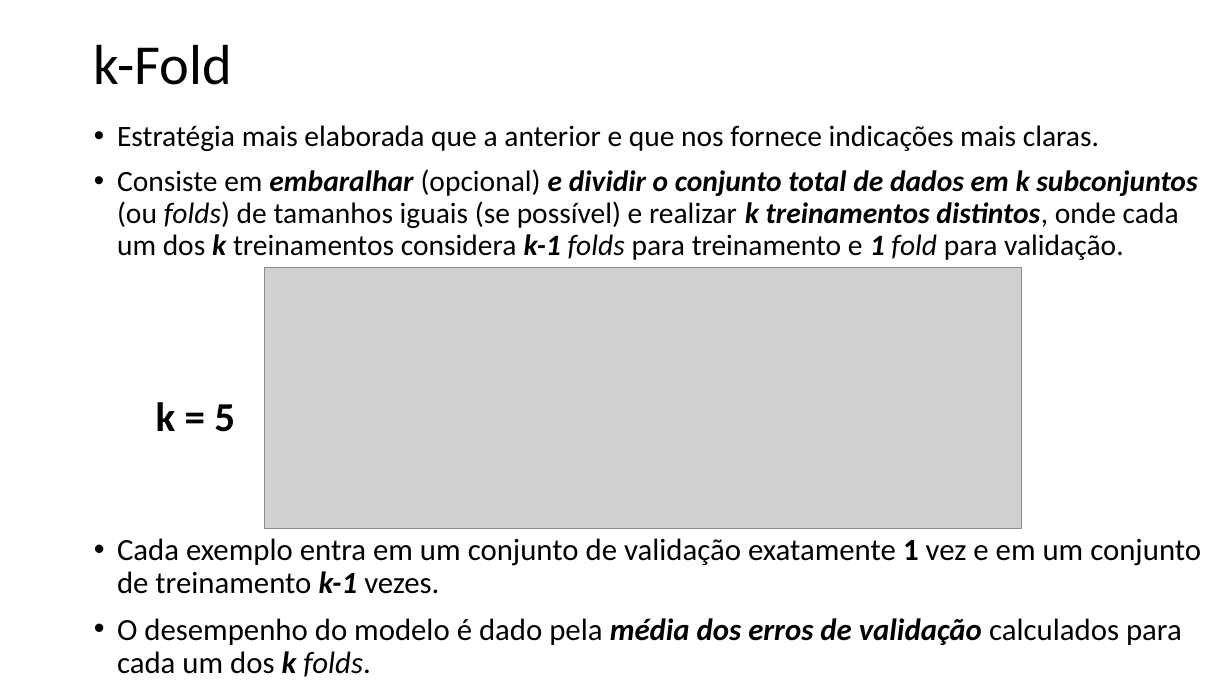
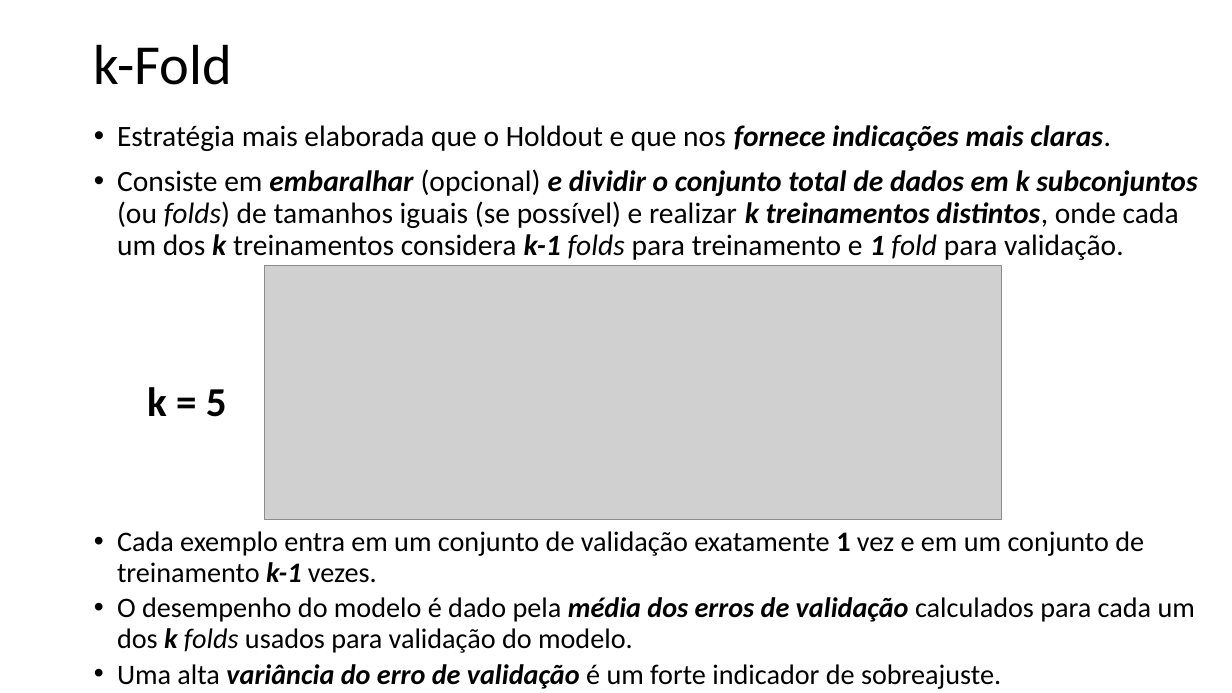
Before and after one commit to zz4fap/t319_aprendizado_de_maquina, a slide deck: slide 6 of slides/T319_Regressão_Linear (Parte V).pptx. Drawn at 1232x693 pixels with LibreOffice and Linux fonts; fonts in the diff are those of the drawing; grey boxes stand for pictures. Boxes give left, top, right and bottom in pixels: in the first picture for what was removed or moved away, otherwise in the second. Text is boxed around its words. In the diff, an @@ line names an element or a change of style, - is before the commit and + after.

```diff
--- a/slides/T319_Regressão_Linear (Parte V).pptx
+++ b/slides/T319_Regressão_Linear (Parte V).pptx
@@ text at <box>117,125,1111,151</box>: text changed @@
-• Estratégia mais elaborada que a anterior e que nos fornece indicações mais claras.
+• Estratégia mais elaborada que o Holdout e que nos fornece indicações mais claras.
@@ picture: place and size @@
-picture at <box>264,268,1021,529</box>
+picture at <box>264,265,1001,519</box>
@@ text "k = 5": place and size @@
-text "k = 5" at <box>156,402,235,432</box>
+text "k = 5" at <box>147,387,227,417</box>
@@ text "Cada exemplo entra em um ...": place and size @@
-text "Cada exemplo entra em um ..." at <box>117,538,1201,677</box>
+text "Cada exemplo entra em um ..." at <box>117,531,1195,689</box>
@@ text at <box>117,531,1144,583</box>: size 24 to 22 pt in "Cada exemplo entra em um conjunto de ..."; less space between paragraphs @@
@@ text at <box>117,597,1195,689</box>: text changed; size 24 to 22 pt @@
-• O desempenho do modelo é dado pela média dos erros de validação calculados para cada um dos k folds.
+• O desempenho do modelo é dado pela média dos erros de validação calculados para cada um dos k folds usados para validação do modelo.
+• Uma alta variância do erro de validação é um forte indicador de sobreajuste.
```
Also in this commit, not shown: 8 other slides changed, 3 other files.
